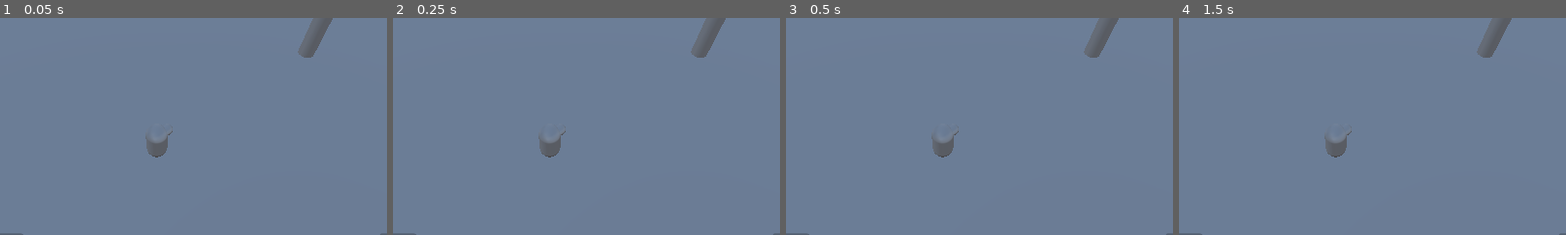
Above: before the commit, frames 1-4 (left to right).
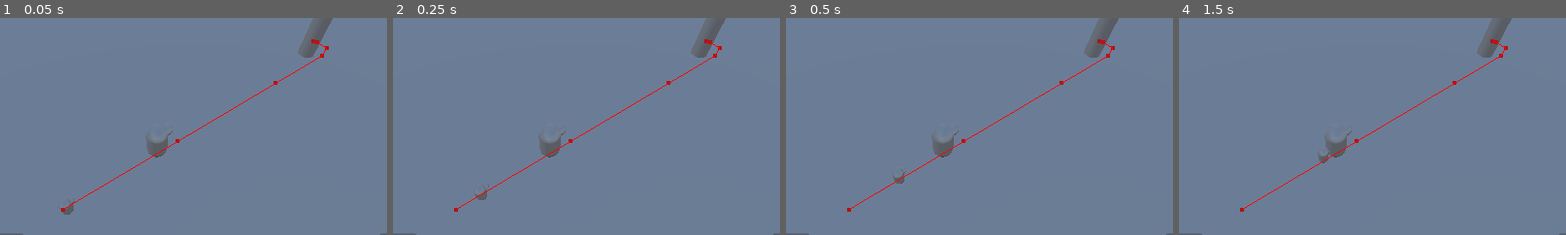
Above: after the commit, the same moments.

Repository: RaglandDev/Ink-Legends
Game: Godot game, scene res://World.tscn
Two runs of this game, one before a commit and one after it. Both use one fixed random seed, a clock stepped at 60 frames per second and the inputs below.
Inputs:
- Up to frame 1 (0.05 s): no input
- Up to frame 2 (0.25 s): no input
- Up to frame 3 (0.5 s): no input
- Up to frame 4 (1.5 s): click "Q" at 0.5 s; click "W" at 1.25 s
The pictures show only the part of the screen within x 29-79%, y 29-79%; the shares and areas given below are measured in that part.

The runs differ from the first frame. In frame 1, 0.5% of the frame differs, in the area x 15-85%, y 9-91%; in frame 2, 0.5%; in frame 3, 0.5%; in frame 4, 0.5%.

Commit message:
minion targets and moves toward first enemy tower

Diff:
--- /dev/null
+++ b/Ink Legends/Floor.tscn
@@ -0,0 +1,21 @@
+[gd_scene load_steps=4 format=3 uid="uid://iqr4ks2rennl"]
+
+[sub_resource type="NavigationMesh" id="NavigationMesh_t5ues"]
+
+[sub_resource type="BoxMesh" id="BoxMesh_3idhm"]
+
+[sub_resource type="BoxShape3D" id="BoxShape3D_c6uho"]
+
+[node name="Floor" type="Node3D"]
+
+[node name="NavigationRegion3D" type="NavigationRegion3D" parent="."]
+navigation_mesh = SubResource("NavigationMesh_t5ues")
+
+[node name="MeshInstance3D" type="MeshInstance3D" parent="NavigationRegion3D"]
+transform = Transform3D(100, 0, 0, 0, 0.1, 0, 0, 0, 100, 0, 0, 0)
+mesh = SubResource("BoxMesh_3idhm")
+
+[node name="StaticBody3D" type="StaticBody3D" parent="NavigationRegion3D/MeshInstance3D"]
+
+[node name="CollisionShape3D" type="CollisionShape3D" parent="NavigationRegion3D/MeshInstance3D/StaticBody3D"]
+shape = SubResource("BoxShape3D_c6uho")
--- /dev/null
+++ b/Ink Legends/MinionBody.gd
@@ -0,0 +1,38 @@
+extends CharacterBody3D
+
+@onready var navigationAgent = $NavigationAgent3D
+
+const SPEED = 5
+const MAXPOS = Vector3(99999, 99999, 99999)
+
+func _ready():
+	checkTarget()
+
+func _process(delta):
+	if navigationAgent.is_target_reached():
+		return
+	moveToPoint(delta, SPEED)
+	navigationAgent.get_next_path_position()
+
+func moveToPoint(_delta, speed):
+	var targetPos = navigationAgent.target_position
+	var direction = global_position.direction_to(targetPos)
+	faceDirection(targetPos)
+	velocity = direction * speed
+	move_and_slide()
+
+func faceDirection(direction):
+	var lookAtPos := Vector3(direction.x, global_position.y, direction.z)
+	if lookAtPos != self.position:
+		look_at(lookAtPos, Vector3.UP)
+
+func checkTarget():
+	var targetPos = MAXPOS
+	var enemyTowerLocations = get_tree().get_nodes_in_group("Enemy Tower Locations")
+	for i in enemyTowerLocations.size():
+		var towerPos = enemyTowerLocations[i].global_position
+		var newDistanceToTower = self.global_position.distance_to(towerPos)
+		var currDistanceToTower = self.global_position.distance_to(targetPos)
+		if newDistanceToTower < currDistanceToTower:
+			targetPos = towerPos
+	navigationAgent.target_position = targetPos
--- a/Ink Legends/MinionBody.tscn
+++ b/Ink Legends/MinionBody.tscn
@@ -1,4 +1,6 @@
-[gd_scene load_steps=4 format=3 uid="uid://6a5qmhijto5"]
+[gd_scene load_steps=5 format=3 uid="uid://6a5qmhijto5"]
+
+[ext_resource type="Script" path="res://MinionBody.gd" id="1_ud1ne"]
 
 [sub_resource type="CapsuleMesh" id="CapsuleMesh_ayv4b"]
 
@@ -7,6 +9,7 @@
 [sub_resource type="CapsuleMesh" id="CapsuleMesh_d3ee3"]
 
 [node name="MinionBody" type="CharacterBody3D"]
+script = ExtResource("1_ud1ne")
 
 [node name="MeshInstance3D" type="MeshInstance3D" parent="."]
 transform = Transform3D(0.5, 0, 0, 0, 0.5, 0, 0, 0, 0.5, 0, 0.5, 0)
@@ -21,3 +24,4 @@
 mesh = SubResource("CapsuleMesh_d3ee3")
 
 [node name="NavigationAgent3D" type="NavigationAgent3D" parent="."]
+debug_enabled = true
--- a/Ink Legends/PlayerBody.gd
+++ b/Ink Legends/PlayerBody.gd
@@ -6,16 +6,15 @@
 var hp = 50
 var ink = 50
 
-# Called when the node enters the scene tree for the first time.
 func _ready():
 	pass # Replace with function body.
 
 
-# Called every frame. 'delta' is the elapsed time since the previous frame.
 func _process(delta):
 	if navigationAgent.is_target_reached():
 		return
 	moveToPoint(delta, SPEED)
+	navigationAgent.get_next_path_position()
 
 func moveToPoint(_delta, speed):
 	var targetPos = navigationAgent.target_position
--- a/Ink Legends/World.tscn
+++ b/Ink Legends/World.tscn
@@ -1,8 +1,9 @@
-[gd_scene load_steps=14 format=3 uid="uid://gdrbna62gnrn"]
+[gd_scene load_steps=15 format=3 uid="uid://gdrbna62gnrn"]
 
 [ext_resource type="PackedScene" uid="uid://dkscthths40ik" path="res://PlayerBody.tscn" id="2_oq0jb"]
 [ext_resource type="Script" path="res://PlayerBody.gd" id="3_04ean"]
 [ext_resource type="Script" path="res://PlayerCamera.gd" id="4_fmeqi"]
+[ext_resource type="PackedScene" uid="uid://6a5qmhijto5" path="res://MinionBody.tscn" id="4_iis6r"]
 
 [sub_resource type="ProceduralSkyMaterial" id="ProceduralSkyMaterial_ncx7n"]
 
@@ -89,6 +90,9 @@
 [node name="CollisionShape3D" type="CollisionShape3D" parent="NavigationRegion3D/Tower2E/StaticBody3D"]
 shape = SubResource("CylinderShape3D_hye75")
 
+[node name="Marker3D" type="Marker3D" parent="NavigationRegion3D/Tower2E" groups=["Enemy Tower Locations"]]
+transform = Transform3D(1, 0, 0, 0, 0.333333, 0, 0, 0, 1, 0, -1, 0)
+
 [node name="Tower1E" type="MeshInstance3D" parent="NavigationRegion3D"]
 transform = Transform3D(1, 0, 0, 0, 3, 0, 0, 0, 1, 0, 3, -25)
 mesh = SubResource("CylinderMesh_t81ph")
@@ -98,6 +102,9 @@
 
 [node name="CollisionShape3D" type="CollisionShape3D" parent="NavigationRegion3D/Tower1E/StaticBody3D"]
 shape = SubResource("CylinderShape3D_hye75")
+
+[node name="Marker3D" type="Marker3D" parent="NavigationRegion3D/Tower1E" groups=["Enemy Tower Locations"]]
+transform = Transform3D(1, 0, 0, 0, 1, 0, 0, 0, 1, 0, -1, 0)
 
 [node name="WellP" type="MeshInstance3D" parent="NavigationRegion3D"]
 transform = Transform3D(-3.49691e-07, 0, 8, 0, 4, 0, -8, 0, -3.49691e-07, 0, 4, 40)
@@ -118,3 +125,9 @@
 
 [node name="CollisionShape3D" type="CollisionShape3D" parent="NavigationRegion3D/WellE/StaticBody3D"]
 shape = SubResource("CylinderShape3D_c4b1l")
+
+[node name="Marker3D" type="Marker3D" parent="NavigationRegion3D/WellE" groups=["Enemy Tower Locations"]]
+transform = Transform3D(1, 0, 0, 0, 1, 0, 0, 0, 1, 0, -1, 0)
+
+[node name="MinionBody" parent="." instance=ExtResource("4_iis6r")]
+transform = Transform3D(1, 0, 0, 0, 1, 0, 0, 0, 1, 0, 0, 5)
--- a/Ink Legends/project.godot
+++ b/Ink Legends/project.godot
@@ -14,10 +14,6 @@
 run/main_scene="res://World.tscn"
 config/features=PackedStringArray("4.2", "GL Compatibility")
 config/icon="res://icon.svg"
-
-[display]
-
-mouse_cursor/custom_image="res://icons8-cursor-100.png"
 
 [input]
 
